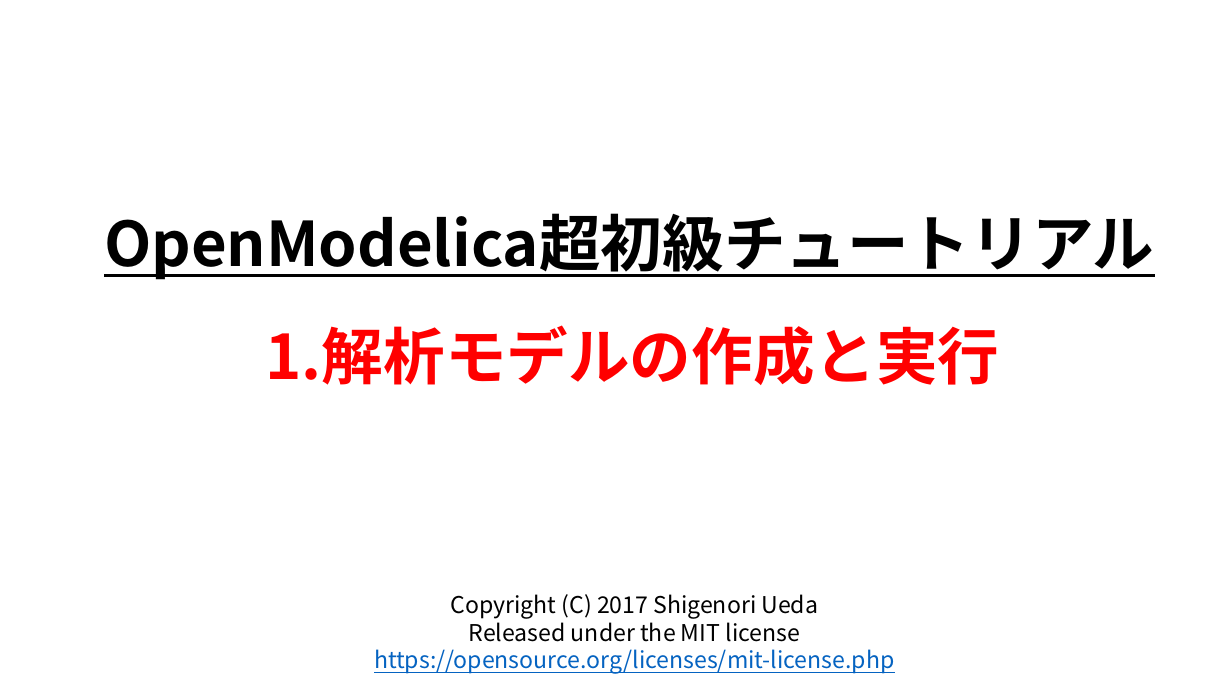
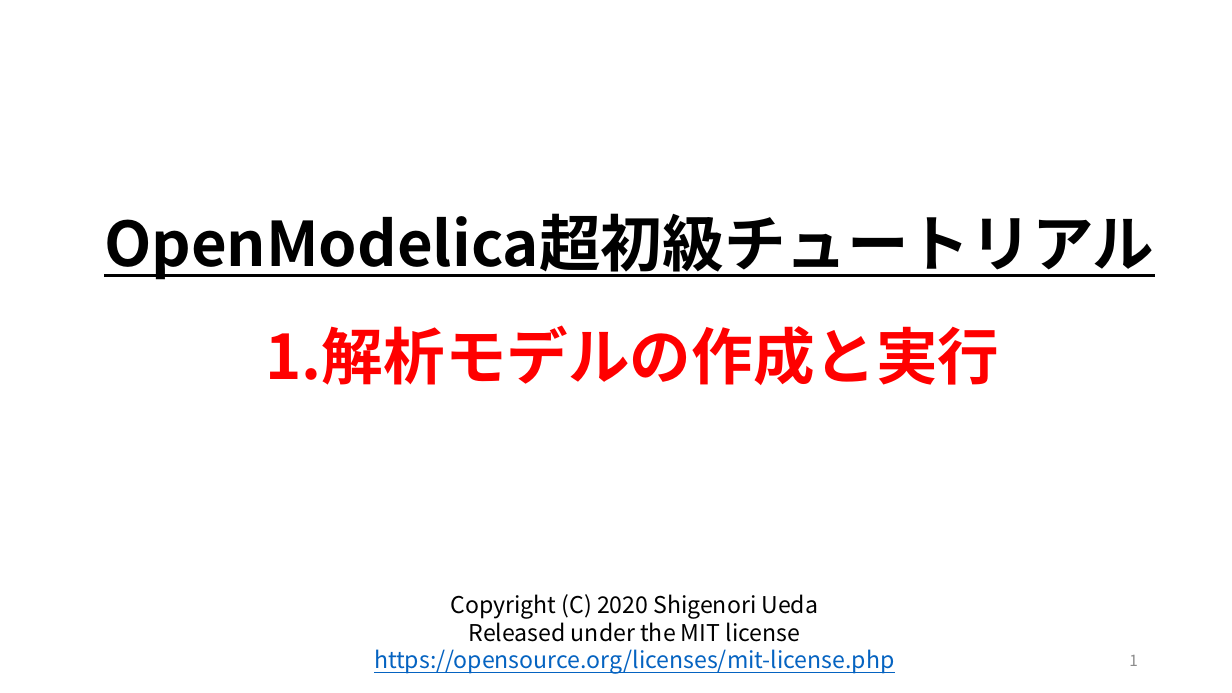
Before and after one commit to UedaShigenori/OpenModelica_Tutorials_Ja, a slide deck: slide 1 of 1_Test/OpenModelica_Tutorials_1.pptx. Drawn at 1232x693 pixels with LibreOffice and Linux fonts; fonts in the diff are those of the drawing. Boxes give left, top, right and bottom in pixels: in the first picture for what was removed or moved away, otherwise in the second. Text is boxed around its words. In the diff, an @@ line names an element or a change of style, - is before the commit and + after.

```diff
--- a/1_Test/OpenModelica_Tutorials_1.pptx
+++ b/1_Test/OpenModelica_Tutorials_1.pptx
@@ text at <box>450,594,819,619</box>: text changed @@
-Copyright (C) 2017 Shigenori Ueda
+Copyright (C) 2020 Shigenori Ueda
@@ page number added at <box>1129,655,1138,666</box>, 12 pt, text #8C8C8C @@
+1
```
Also in this commit, not shown: 16 other slides changed, 1 slide added, 3 other files.
